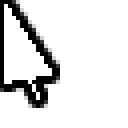
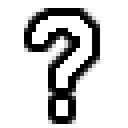
Comparing the layer stacks of the two 128 x 128 images. Changes:
hid "Cursor" over [4, 4, 52, 100]
added layer "Question" above "Speak" over [32, 16, 92, 116]
